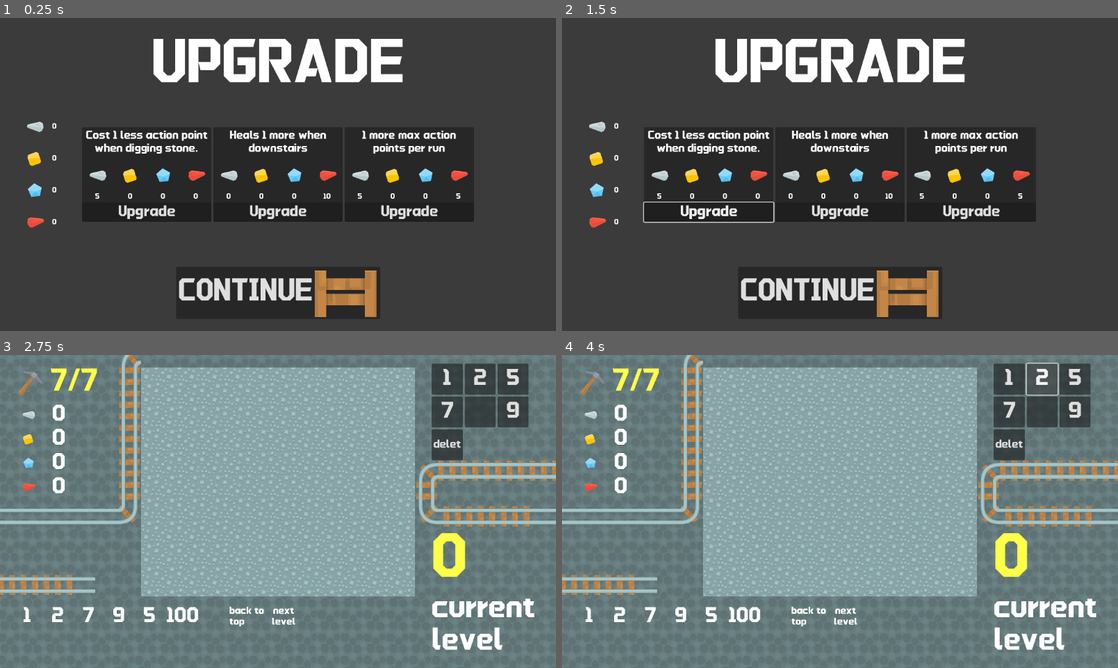
Above: before the commit, frames 1-4 (two rows, left to right).
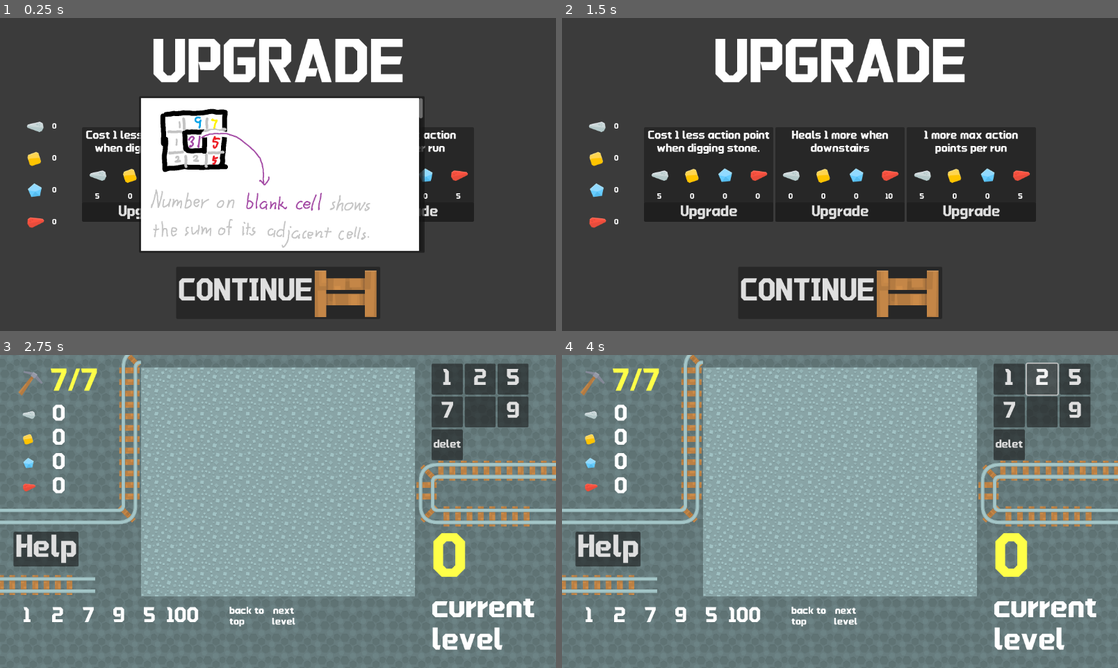
Above: after the commit, the same moments.

Repository: gwhyang/ld-58-collector
Game: Godot game, scene res://main.tscn
The game is run twice, just before and just after one commit, with the same random seed, the same clock (stepped at 60 frames per second) and the same inputs.
Inputs (mouse positions are in pixels of both pictures, inside the frame that each line leads up to):
- Up to frame 1 (0.25 s): no input
- Up to frame 2 (1.5 s): click "Upgrade" at 0.5 s; click (606, 212) at 1.25 s, where only the run after the commit has a clickable "Help"
- Up to frame 3 (2.75 s): click "CONTINUE" at 2 s
- Up to frame 4 (4 s): click "1" at 2.75 s; click "2" at 3.5 s

The runs differ from the first frame. In frame 1, 25% of the frame differs, in the area x 25-77%, y 25-75%; in frame 2, 0.2%; in frame 3, 1.3%; in frame 4, 1.3%.

Commit message:
Add helper

Diff:
--- a/Scene/mine_game.tscn
+++ b/Scene/mine_game.tscn
@@ -10,6 +10,11 @@
 [ext_resource type="Script" uid="uid://c123kd4c1kxrn" path="res://Scene/labeler.gd" id="6_qit1u"]
 [ext_resource type="Script" uid="uid://dkaxiihqu8lao" path="res://Scene/axe_level.gd" id="8_pufb1"]
 [ext_resource type="PackedScene" uid="uid://d4nr216781rpg" path="res://Scene/element/label_selector.tscn" id="9_sgoca"]
+[ext_resource type="Texture2D" uid="uid://cqpyo32gi36da" path="res://Assets/helper/1.png" id="11_jsw7y"]
+[ext_resource type="Texture2D" uid="uid://ccjqmxjvaerua" path="res://Assets/helper/2.png" id="12_pehm8"]
+[ext_resource type="Texture2D" uid="uid://bstbcv4t1byey" path="res://Assets/helper/3.png" id="13_6rtjq"]
+[ext_resource type="Texture2D" uid="uid://c22t84rvarclb" path="res://Assets/helper/4.png" id="14_tp55l"]
+[ext_resource type="Texture2D" uid="uid://cr51rol4w8cuy" path="res://Assets/helper/5.png" id="15_e2u1h"]
 
 [sub_resource type="AtlasTexture" id="AtlasTexture_tp55l"]
 atlas = ExtResource("4_ol221")
@@ -532,5 +537,73 @@
 scale = Vector2(0.655, 0.655)
 texture = SubResource("AtlasTexture_hdmc4")
 
+[node name="PopupPanel" type="PopupPanel" parent="UI"]
+oversampling_override = 1.0
+title = "Help"
+position = Vector2i(288, 162)
+size = Vector2i(592, 324)
+visible = true
+
+[node name="ScrollContainer" type="ScrollContainer" parent="UI/PopupPanel"]
+offset_left = 4.0
+offset_top = 4.0
+offset_right = 588.0
+offset_bottom = 320.0
+horizontal_scroll_mode = 0
+
+[node name="VBoxContainer" type="VBoxContainer" parent="UI/PopupPanel/ScrollContainer"]
+layout_mode = 2
+size_flags_horizontal = 3
+
+[node name="TextureRect" type="TextureRect" parent="UI/PopupPanel/ScrollContainer/VBoxContainer"]
+layout_mode = 2
+size_flags_vertical = 3
+texture = ExtResource("11_jsw7y")
+expand_mode = 4
+stretch_mode = 4
+
+[node name="TextureRect2" type="TextureRect" parent="UI/PopupPanel/ScrollContainer/VBoxContainer"]
+layout_mode = 2
+size_flags_vertical = 3
+texture = ExtResource("12_pehm8")
+expand_mode = 4
+stretch_mode = 4
+
+[node name="TextureRect3" type="TextureRect" parent="UI/PopupPanel/ScrollContainer/VBoxContainer"]
+layout_mode = 2
+size_flags_vertical = 3
+texture = ExtResource("13_6rtjq")
+expand_mode = 4
+stretch_mode = 4
+
+[node name="TextureRect4" type="TextureRect" parent="UI/PopupPanel/ScrollContainer/VBoxContainer"]
+layout_mode = 2
+size_flags_vertical = 3
+texture = ExtResource("14_tp55l")
+expand_mode = 4
+stretch_mode = 4
+
+[node name="TextureRect5" type="TextureRect" parent="UI/PopupPanel/ScrollContainer/VBoxContainer"]
+layout_mode = 2
+size_flags_vertical = 3
+texture = ExtResource("15_e2u1h")
+expand_mode = 4
+stretch_mode = 4
+
+[node name="help" type="Button" parent="UI"]
+anchors_preset = 4
+anchor_top = 0.5
+anchor_bottom = 0.5
+offset_left = 28.0
+offset_top = 42.0
+offset_right = 163.0
+offset_bottom = 114.0
+grow_vertical = 2
+theme_override_font_sizes/font_size = 64
+text = "Help"
+
 [connection signal="game_enter" from="." to="UI/points/HBoxContainer/TextureRect/axe_level" method="update_icon"]
 [connection signal="selected_num" from="UI/Label_selector" to="." method="_on_label_selector_selected_num"]
+[connection signal="popup_hide" from="UI/PopupPanel" to="UI/help" method="show"]
+[connection signal="pressed" from="UI/help" to="UI/PopupPanel" method="show"]
+[connection signal="pressed" from="UI/help" to="UI/help" method="hide"]
Binary file added: Assets/helper/1.png
Not shown, added: Assets/helper/1.png.import
Binary file added: Assets/helper/2.png
Not shown, added: Assets/helper/2.png.import
Binary file added: Assets/helper/3.png
Not shown, added: Assets/helper/3.png.import
Binary file added: Assets/helper/4.png
Not shown, added: Assets/helper/4.png.import
Binary file added: Assets/helper/5.png
Not shown, added: Assets/helper/5.png.import
Not shown: 1 places in Scene/mine_game.tscn that only renumber resources
